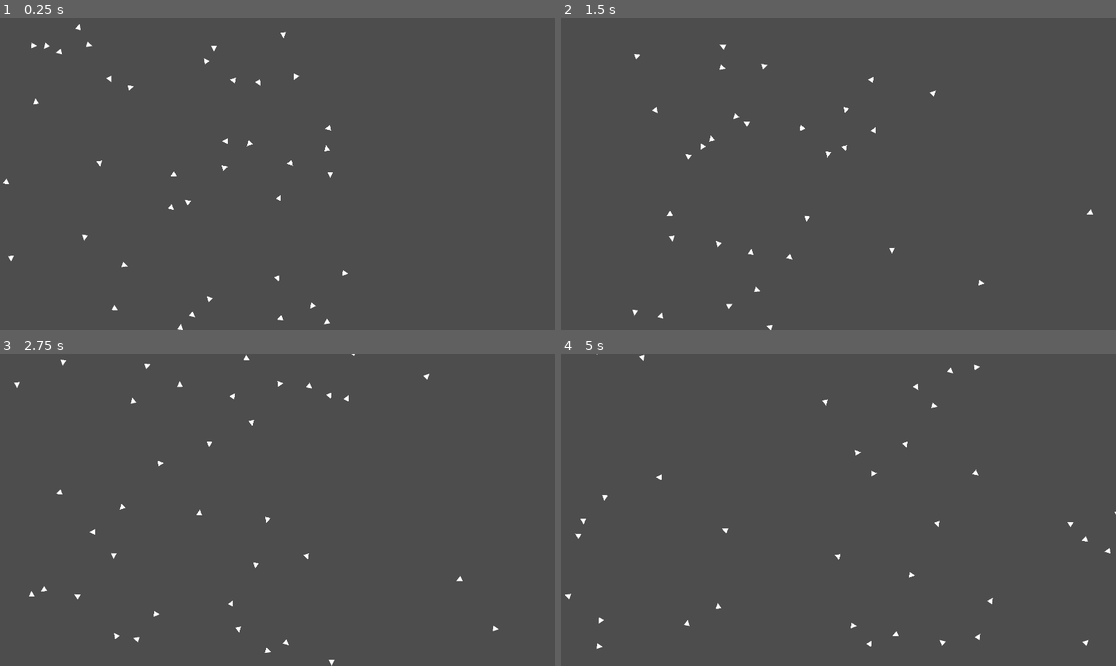
Above: before the commit, frames 1-4 (two rows, left to right).
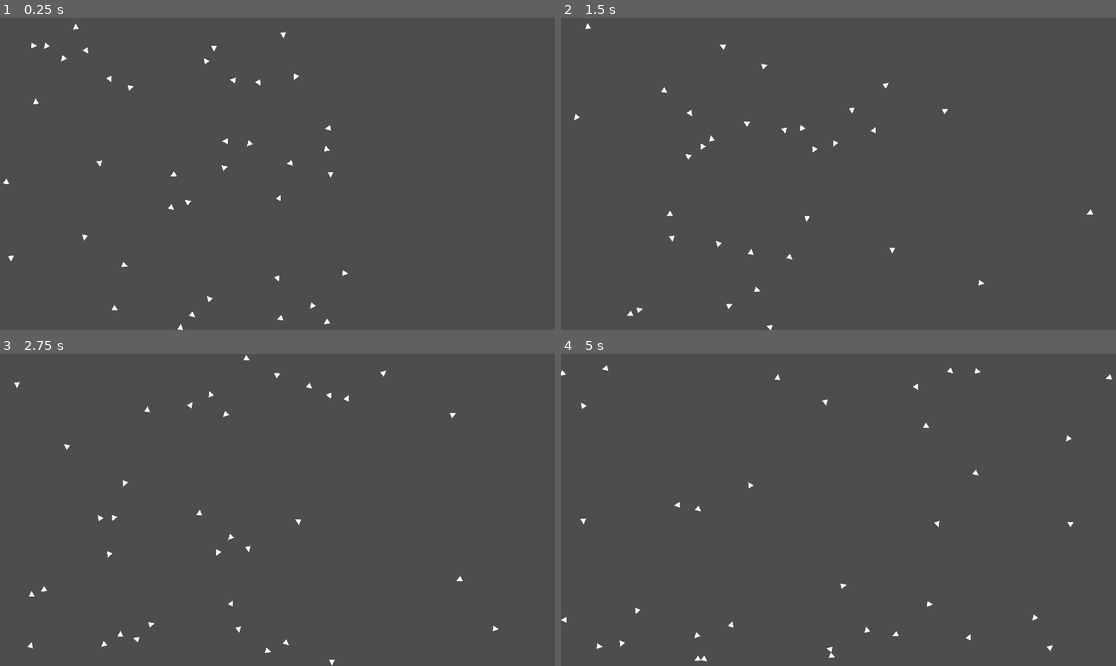
Above: after the commit, the same moments.

Repository: Sub1111/boids
Game: Godot game, scene res://2d/main_2d.tscn
Same seed, same stepped clock (60 frames per second), same inputs: the game is played once before the commit and once after it.
Inputs:
- Up to frame 1 (0.25 s): no input
- Up to frame 2 (1.5 s): no input
- Up to frame 3 (2.75 s): no input
- Up to frame 4 (5 s): no input

The runs differ from the first frame. In frame 1, less than 0.1% of the frame differs, in the area x 10-61%, y 1-52%; in frame 2, 0.3%; in frame 3, 0.4%; in frame 4, 0.6%, in the area x 0-100%, y 0-99%.

Commit message:
Update fish_2d.tscn
Changing detector shape to a cyrcle

Diff:
--- a/2d/fish_2d.tscn
+++ b/2d/fish_2d.tscn
@@ -4,8 +4,8 @@
 
 [sub_resource type="PrismMesh" id="PrismMesh_ffmq2"]
 
-[sub_resource type="RectangleShape2D" id="RectangleShape2D_0farp"]
-size = Vector2(38.4003, 38.4)
+[sub_resource type="CircleShape2D" id="CircleShape2D_namc2"]
+radius = 33.6381
 
 [node name="fish2D" type="Node2D"]
 rotation = -6.28319
@@ -33,5 +33,5 @@
 monitorable = false
 
 [node name="CollisionShape2D" type="CollisionShape2D" parent="Detector"]
-position = Vector2(-4.19629e-06, 19.2)
-shape = SubResource("RectangleShape2D_0farp")
+position = Vector2(2.27374e-12, 1.90735e-06)
+shape = SubResource("CircleShape2D_namc2")
